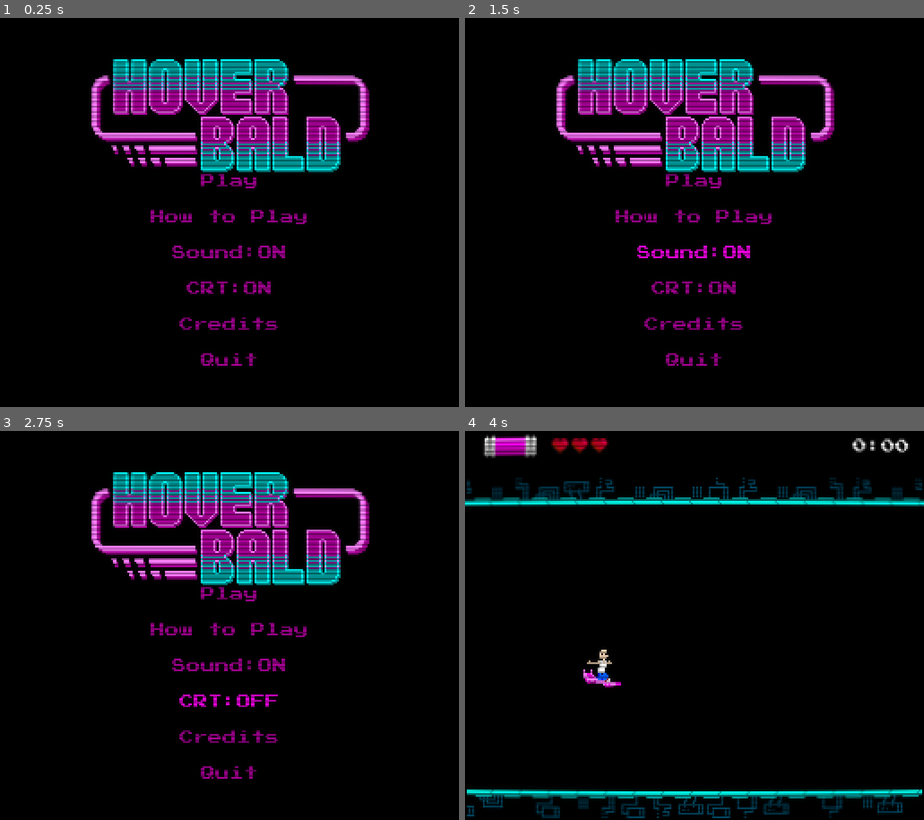
Above: before the commit, frames 1-4 (two rows, left to right).
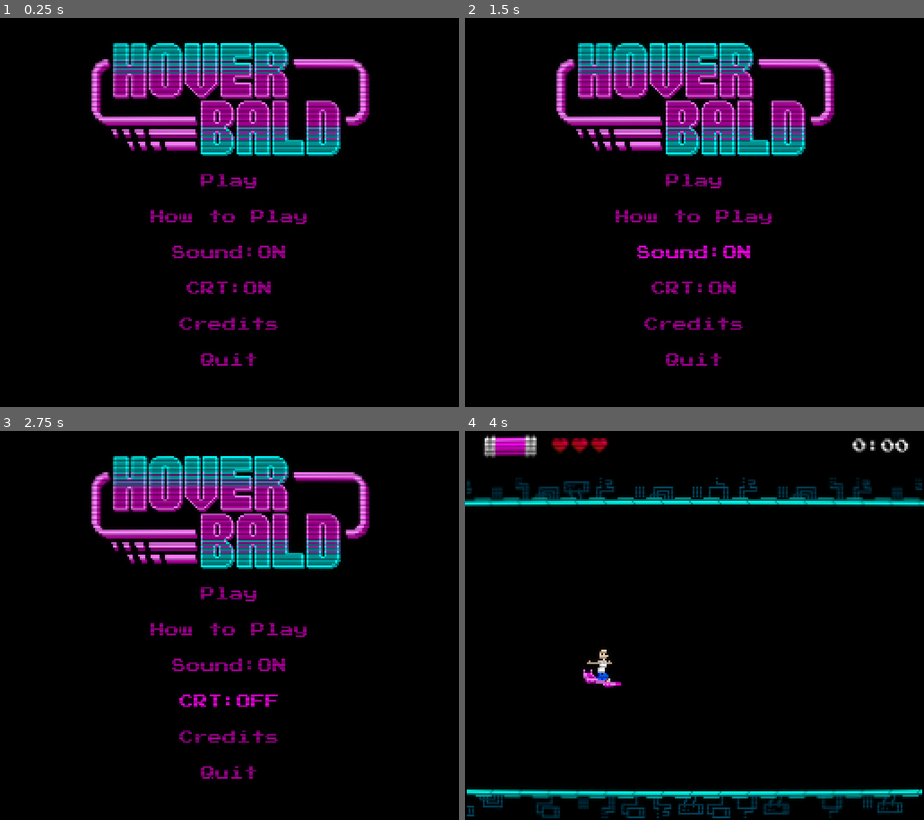
Above: after the commit, the same moments.

Repository: kernel00ps/Hoverbald
Game: Godot game, scene res://scenes/main_menu.tscn
Same seed, same stepped clock (60 frames per second), same inputs: the game is played once before the commit and once after it. Sound files missing from this copy of the repository are replaced by a short silence.
Inputs:
- Up to frame 1 (0.25 s): no input
- Up to frame 2 (1.5 s): click "Sound:ON" at 0.5 s; click "Sound:OFF" at 1.25 s
- Up to frame 3 (2.75 s): click "CRT:ON" at 2 s
- Up to frame 4 (4 s): click "CRT:OFF" at 2.75 s; click "Play" at 3.5 s

The runs differ from the first frame. In frame 1, 11% of the frame differs, in the area x 19-81%, y 6-40%; in frame 2, 11%; in frame 3, 11%; in frame 4, nothing differs.

Commit message:
Added new crt button

Diff:
--- a/scenes/main_menu.tscn
+++ b/scenes/main_menu.tscn
@@ -32,7 +32,7 @@
 texture = ExtResource("1_1lyvp")
 
 [node name="logo2" type="Sprite2D" parent="."]
-position = Vector2(128, 62)
+position = Vector2(128, 53)
 texture = ExtResource("4_etng7")
 
 [node name="VBoxContainer" type="VBoxContainer" parent="."]
Not shown: 1 places in scenes/main_menu.tscn that only renumber resources
